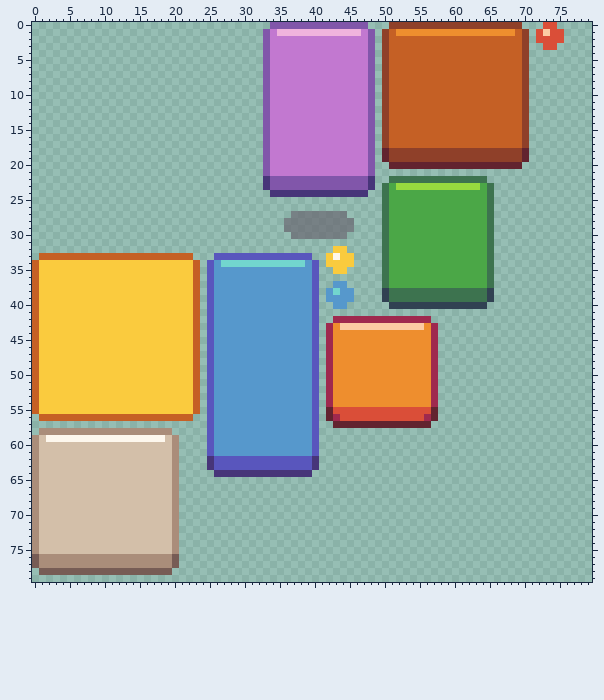
Sprite sheet, stored at images/quq0.png. The first picture shows the starting point.
The file is 64x64 pixels. The old version is drawn lined up with the new one.
The result:
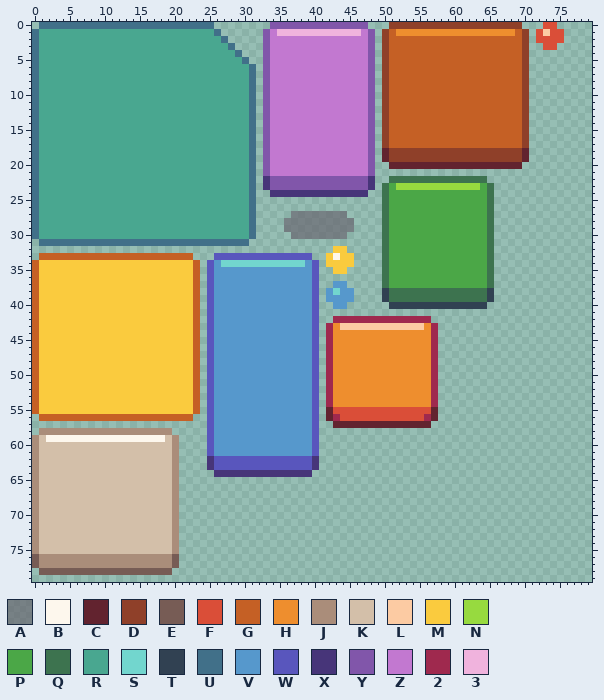
Palette (. is transparent): A #68626daa  B #fdf7ed  C #62232f  D #8f4029  E #775c55  F #da4e38  G #c56025  H #ee8e2e  J #aa8d7a  K #d3bfa9  L #fccba3  M #facb3e  N #97da3f  P #4ba747  Q #3d734f  R #49a790  S #72d6ce  T #314152  U #417089  V #5698cc  W #5956bd  X #473579  Y #8156aa  Z #c278d0  2 #9f294e  3 #f0b3dd
Diff:
canvas 64x64 -> 80x80; drawings rearranged on the sheet (the old picture shows each at its new place)
There is now colour R in row 1 at x 1 to 25; in row 2 at x 1 to 26; in row 3 at x 1 to 27; in row 4 at x 1 to 28; in row 5 at x 1 to 29; in rows 6 to 30 at x 1 to 30.
There is now colour U in row 0 at x 1 to 25; in row 1 at x 0 and 26; in row 2 at x 0 and 27; in row 3 at x 0 and 28; in row 4 at x 0 and 29; in row 5 at x 0 and 30.
There is now colour U in rows 6 to 30 at x 0 and 31; in row 31 at x 1 to 30.
